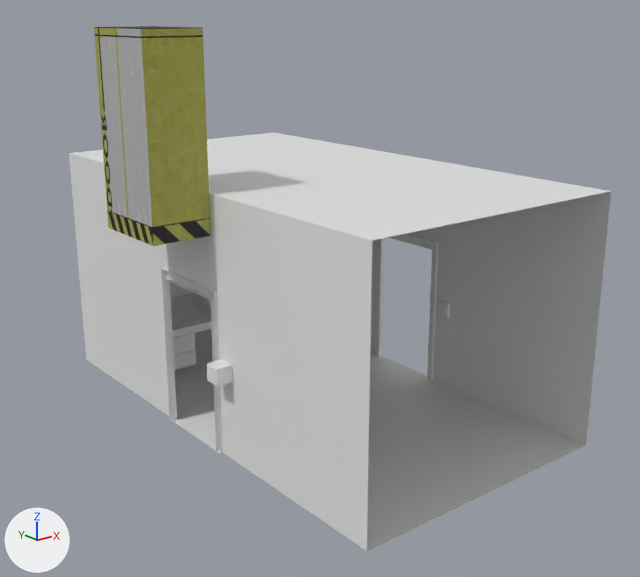
A saved change to the Blender file modelBlend/SecurityRoomInitial.blend.
Rendered twice from a 50 mm camera at (-19.2, -24.7, 14.2) aimed at (-1.0, -1.9, 5.0). Every picture has the same lights, and +X, +Y and +Z are marked at lower left.
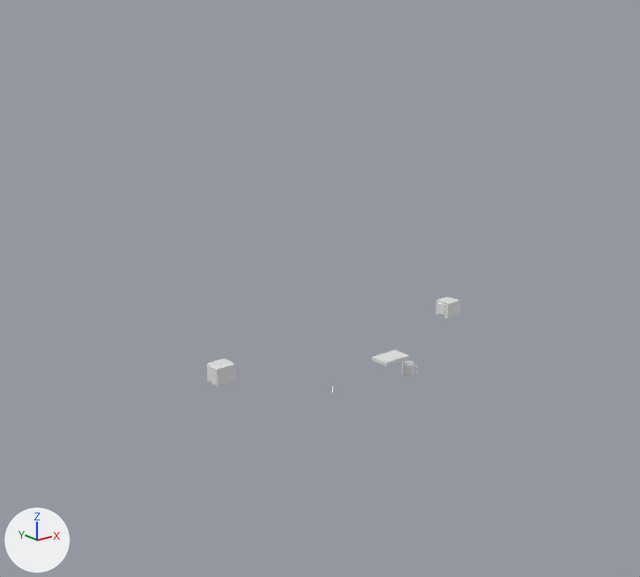
Where the change shows, as pixel boxes (x1, y1, x2, y2) in the pictures (640 x 577 px):
'Plane', hidden: before (69, 133, 611, 551)
'Cube.007', hidden: before (94, 26, 211, 246)
'Cube', hidden: before (171, 293, 211, 338)
'Cube.001', reshaped, moved, turned, rescaled (not visible afterwards): before (173, 333, 196, 370)
'Cube.009', added: after (372, 350, 409, 364)
'Cube.003', moved, rescaled: before (195, 293, 211, 312); after (372, 357, 409, 366)
'Plane.003', hidden: before (176, 310, 207, 322)
'Cube.004', moved (not visible before): after (402, 361, 418, 376)
'Cube.002', hidden: before (173, 310, 209, 323)

Patch to the scene script:
```diff
--- a/modelBlend/SecurityRoomInitial.blend.py
+++ b/modelBlend/SecurityRoomInitial.blend.py
@@ me_plane @@
 me_plane.from_pydata(...)  # 132 vertices, 118 faces; spans x -2.07..1.02, y -1.0..1.0, z 0.0..0.98
 # used by ob_plane; location = (0.0, 0.0, 0.0); scale = (5.0, 8.99, 8.99)
+# me_plane part 1
+for i in [0, 1, 4, 5, 26, 27, 37, 39, 49, 59]: me_plane.vertices[i].co += Vector((0.0, -0.82, 0.0))
+for i in [2, 3, 6, 7, 24, 25, 36, 38, 48, 58]: me_plane.vertices[i].co += Vector((0.0, -0.61, 0.0))
@@ me_cube_004 @@
 # used by ob_cube_001; location = (-3.06, 5.84, 1.07); scale = (1.0, 1.0, 0.704)
-me_cube_004.from_pydata(...)  # 232 vertices, 230 faces; spans x -1.0..1.0, y -1.05..1.0, z -1.0..1.0
+me_cube_004.from_pydata(...)  # 2478 vertices, 2322 faces, 1 loose edge; spans x -0.54..0.72, y -0.26..0.32, z -0.06..0.04
+# me_cube_004 part 2: 232 vertices removed from x -1.0..1.0, y -1.05..1.0, z -1.0..1.0; 2478 vertices added at x -0.54..0.72, y -0.26..0.32, z -0.06..0.04
@@ ob_plane @@
 ob_plane.scale = (5.0, 8.99, 8.99)
+ob_plane.hide_set(True)
@@ ob_cube @@
 ob_cube = bpy.data.objects.new('Cube', me_cube_002)
-ob_cube.location = (0.0, 6.64, 1.0)
+ob_cube.location = (0.0, -3.68, 1.0)
 ob_cube.scale = (4.35, 1.85, 1.0)
+ob_cube.hide_set(True)
@@ ob_cube_001 @@
 ob_cube_001 = bpy.data.objects.new('Cube.001', me_cube_004)
-ob_cube_001.location = (-3.06, 5.84, 1.07)
-ob_cube_001.scale = (1.0, 1.0, 0.704)
+ob_cube_001.location = (-0.07, -4.6, 3.12)
+ob_cube_001.rotation_euler = (-0.113, 0.0, 0.0)  # degrees (-6.5, 0, 0)
 _m = ob_cube_001.modifiers.new('Subdivision', 'SUBSURF')
@@ ob_cube_002 @@
 ob_cube_002 = bpy.data.objects.new('Cube.002', me_cube)
-ob_cube_002.location = (-1.66, 5.75, 2.1)
+ob_cube_002.location = (-1.66, -4.22, 2.1)
 ob_cube_002.rotation_euler = (0.0, 0.0, 2.134)  # degrees (0, 0, 122)
@@ ob_cube_002 @@
 _m = ob_cube_002.modifiers.new('Subdivision', 'SUBSURF')
+ob_cube_002.hide_set(True)
@@ ob_plane_003 @@
 ob_plane_003.scale = (0.419, 0.64, 0.419)
+ob_plane_003.hide_set(True)
@@ ob_cube_003 @@
 ob_cube_003 = bpy.data.objects.new('Cube.003', me_cube_001)
-ob_cube_003.location = (0.02, 6.0, 3.06)
+ob_cube_003.location = (-0.07, -4.6, 3.09)
+ob_cube_003.scale = (0.54, 0.275, 0.0133)
@@ ob_cube_004 @@
 ob_cube_004 = bpy.data.objects.new('Cube.004', me_cube_003)
-ob_cube_004.location = (1.02, 5.68, 2.33)
+ob_cube_004.location = (1.02, -4.29, 2.33)
 ob_cube_004.rotation_euler = (0.0, 0.0, 2.253)  # degrees (0, 0, 129)
@@ ob_cube_007 @@
 ob_cube_007.scale = (1.0, 1.0, 1.04)
+ob_cube_007.hide_set(True)
@@ ob_cube_009 @@
+ob_cube_009 = bpy.data.objects.new('Cube.009', me_cube_010)  # 1244 vertices, 1244 faces; spans x -0.97..0.97, y 0.0..2.5, z -2.86..0.04; modifiers SUBSURF
+ob_cube_009.location = (-0.07, -4.22, 3.09)
+ob_cube_009.rotation_euler = (3.144, 0.0, 0.0)  # degrees (180, 0, 0)
+ob_cube_009.scale = (0.54, 0.275, 0.0198)
```
